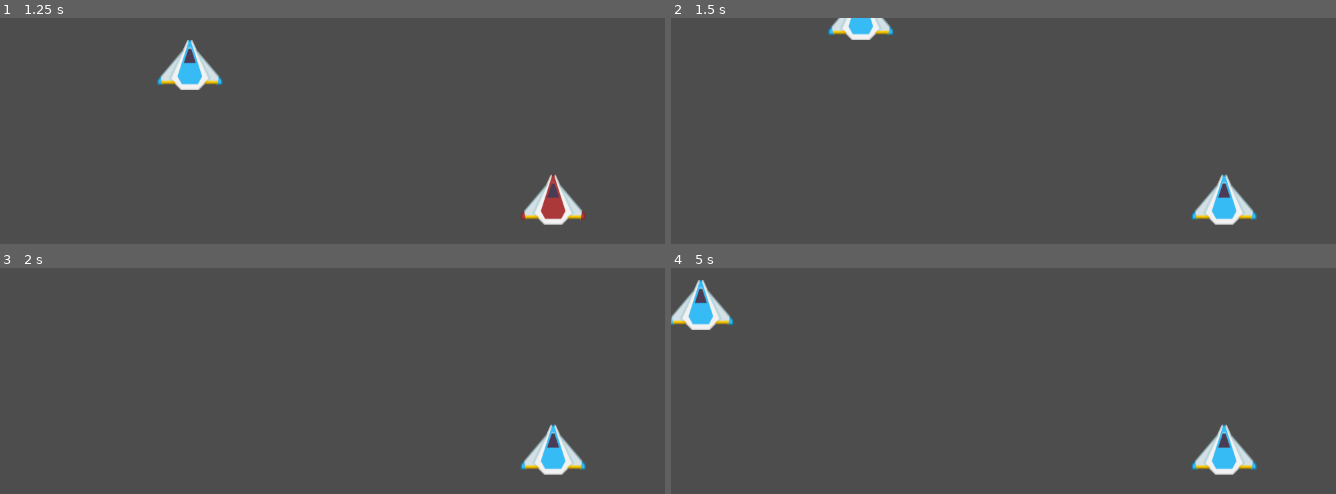
Above: before the commit, frames 1-4 (two rows, left to right).
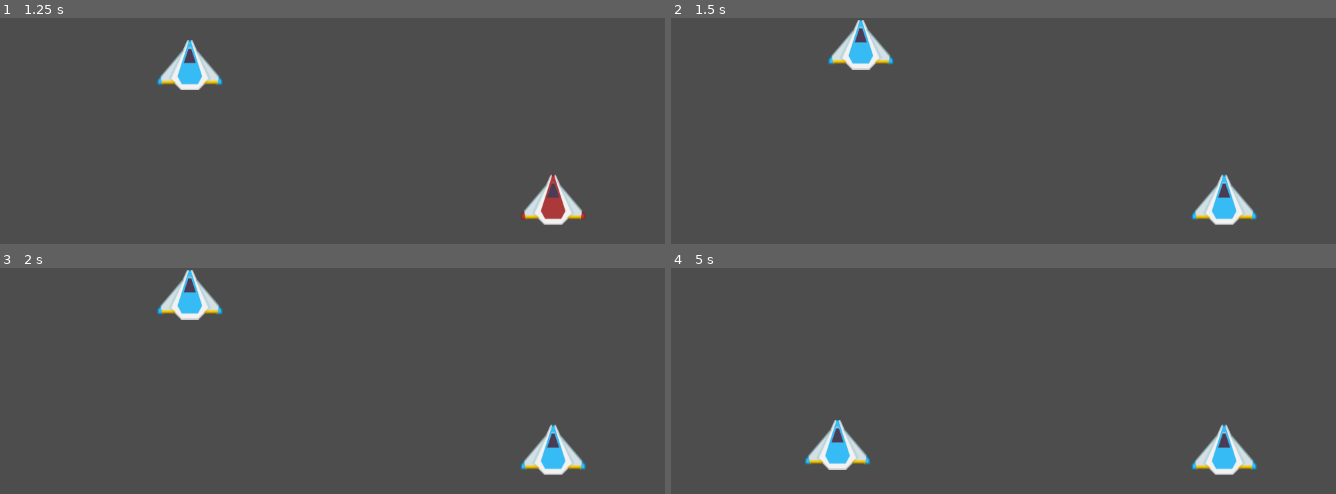
Above: after the commit, the same moments.

Repository: ajpsyk/shot-call
Game: Godot game, scene res://scenes/game.tscn
The game is run twice, just before and just after one commit, with the same random seed, the same clock (stepped at 60 frames per second) and the same inputs.
Inputs:
- Up to frame 1 (1.25 s): tap Enter at 0.5 s; hold W (p1_up) from 0.53 s (still down); hold T (p1_action) from 0.53 s (still down)
- Up to frame 2 (1.5 s): keep holding W (p1_up); release T (p1_action) at 1.28 s; tap , (p2_action) at 1.35 s
- Up to frame 3 (2 s): keep holding W (p1_up)
- Up to frame 4 (5 s): tap Space at 2 s; release W (p1_up) at 2.03 s; hold A (p1_left) 2.03-3.53 s; tap Down (p2_down) at 2.1 s; tap Left (p2_left) at 2.85 s; tap Enter at 3.5 s; hold S (p1_down) 3.53-4.28 s; tap Right (p2_right) at 3.6 s; hold D (p1_right) from 4.28 s (still down); tap Up (p2_up) at 4.35 s

Frame 1 is identical in both runs. In frame 2, 1.6% of the frame differs, in the area x 23-34%, y 0-24%; in frame 3, 1.1%; in frame 4, 2.2%, in the area x 0-30%, y 5-90%.

Commit message:
Update collision layers in player.tscn
A player object will only collide with objects on the collision layers for Enemy, EnemyAttack, or World.

Diff:
--- a/actors/player.tscn
+++ b/actors/player.tscn
@@ -8,7 +8,7 @@
 radius = 40.0
 
 [node name="Player" type="CharacterBody2D" unique_id=2145724321]
-collision_mask = 0
+collision_mask = 28
 script = ExtResource("1_mvpqy")
 
 [node name="RedShipSprite" type="Sprite2D" parent="." unique_id=399893877]
